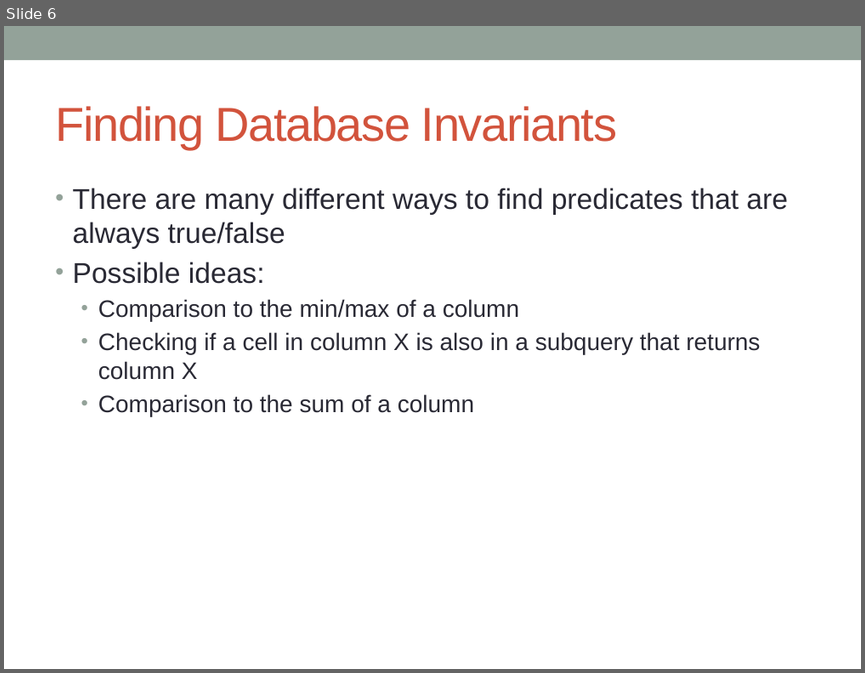
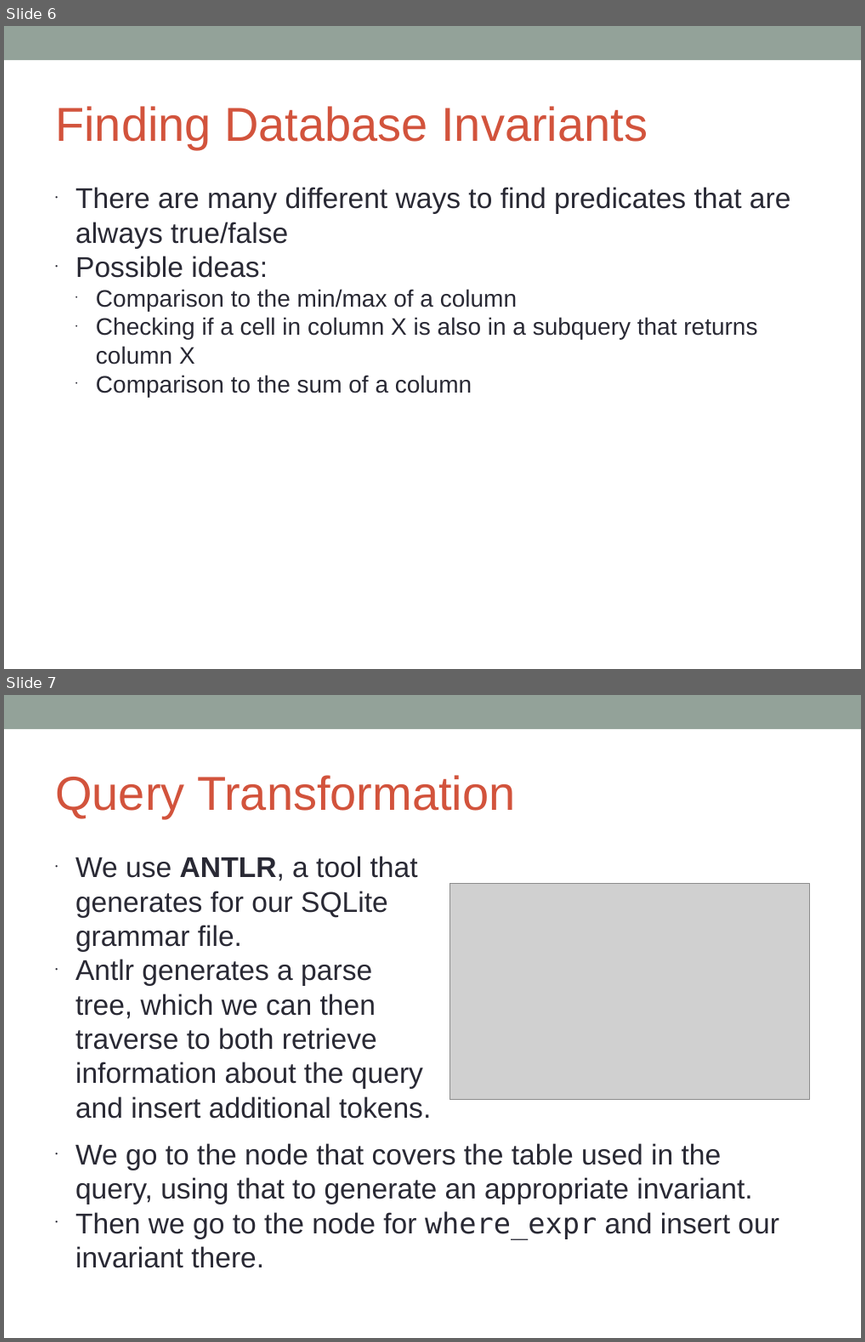
Before and after one commit to benmishkanian/sqltransform, a slide deck: sqltransformpresentation.pptx. Shown one above the other, each under a label of ours: slide 6 before the commit, slides 6 and 7 after it. The pictures are 865x673 and 865x1342 pixels, drawn with LibreOffice and Linux fonts; fonts in the diff are those of the drawing; grey boxes stand for pictures. Boxes give left, top, right and bottom in pixels: in the first picture for what was removed or moved away, otherwise in the second. Text is boxed around its words. In the diff, an @@ line names an element or a change of style, - is before the commit and + after.

```diff
--- a/sqltransformpresentation.pptx
+++ b/sqltransformpresentation.pptx
@@ slide 7 added at [4,695,861,1338], background #FFFFFF; not listed: 1 template element that a slide beside it also shows @@
@@ text added at [55,775,515,818], 40 pt, text #D2533C @@
+Query Transformation
@@ text added at [75,856,431,1118], 24 pt, text #292934 @@
+• We use ANTLR, a tool that generates for our SQLite grammar file.
+• Antlr generates a parse tree, which we can then traverse to both retrieve information about the query and insert additional tokens.
@@ picture added at [449,884,810,1100] @@
@@ text added at [75,1143,779,1268], 24 pt, text #292934 @@
+• We go to the node that covers the table used in the query, using that to generate an appropriate invariant.
+• Then we go to the node for where_expr and insert our invariant there.
@@ slide 6 changed as well @@
@@ text "Finding Database Invariants" at [55,106,647,149]: letter spacing -1 to 0 pt @@
@@ text "There are many different ways ..." at [75,187,791,397]: indent changed; less space between paragraphs @@
```
Also in this commit, not shown: 5 other slides changed, 3 other slides added, 1 slide removed, 1 other file.
